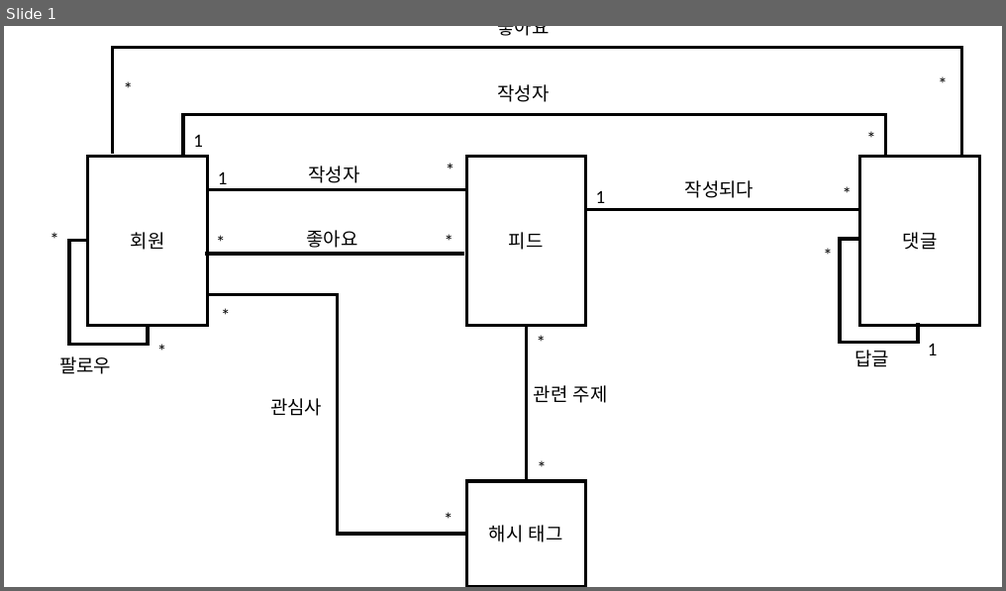
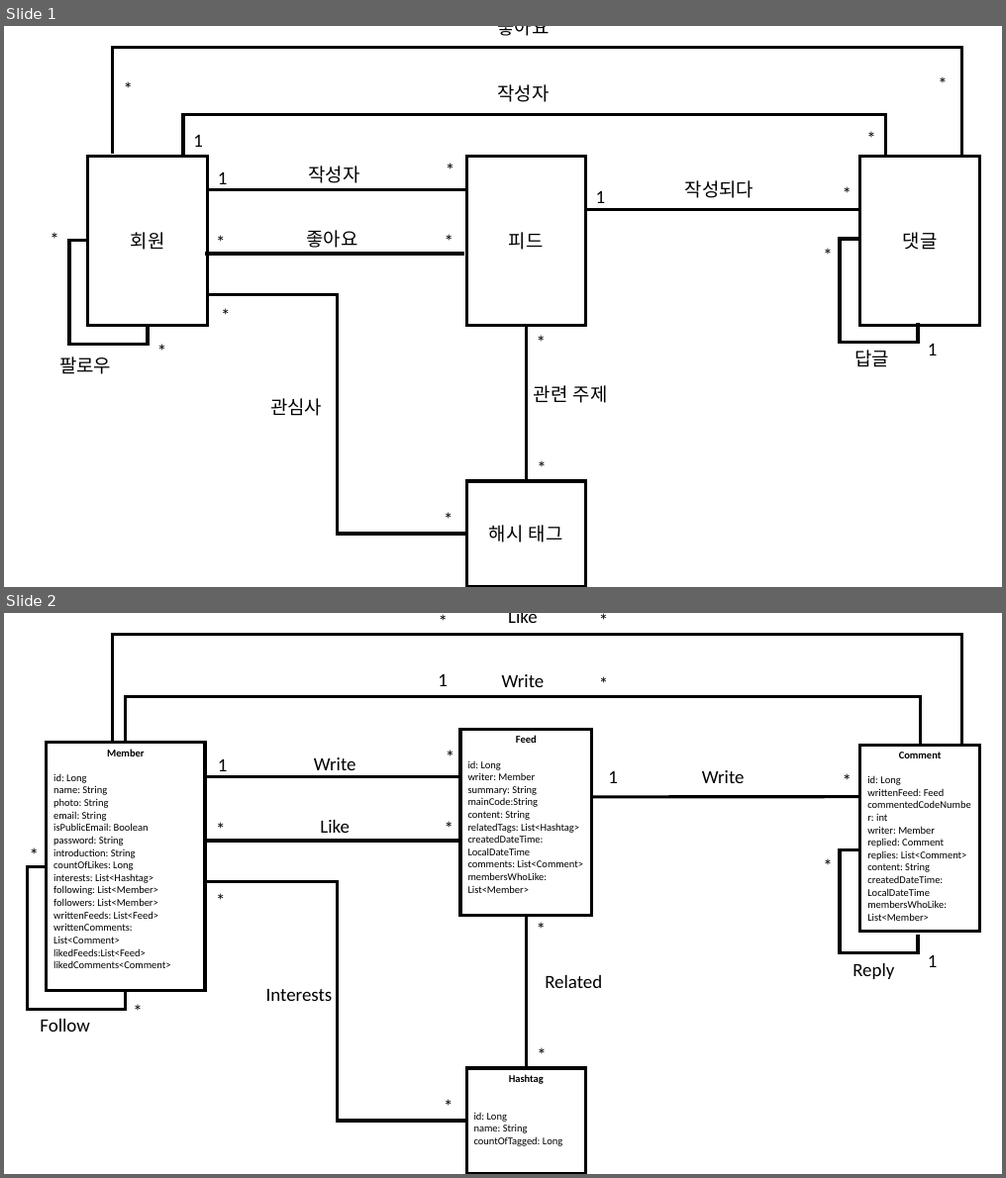
Before and after one commit to LeeSM0518/CoRe, a slide deck: document/design/domain.pptx. Shown one above the other, each under a label of ours: slide 1 before the commit, slides 1 and 2 after it. The pictures are 1006x591 and 1006x1178 pixels, drawn with LibreOffice and Linux fonts; fonts in the diff are those of the drawing. Boxes give left, top, right and bottom in pixels: in the first picture for what was removed or moved away, otherwise in the second. Text is boxed around its words. In the diff, an @@ line names an element or a change of style, - is before the commit and + after.

```diff
--- a/document/design/domain.pptx
+++ b/document/design/domain.pptx
@@ slide 2 added at [4,613,1002,1174], background #FFFFFF @@
@@ group added at [22,613,979,1173]: 27 texts, 5 elbow lines, 4 rectangles, 4 lines @@
+Comment
+id: Long
+writtenFeed: Feed
+commentedCodeNumber: int
+writer: Member
+replied: Comment
+replies: List<Comment>
+content: String
+createdDateTime: LocalDateTime
+membersWhoLike: List<Member>
+Feed
+id: Long
+writer: Member
+summary: String
+mainCode:String
+content: String
+relatedTags: List<Hashtag>
+createdDateTime: LocalDateTime
+comments: List<Comment>
+membersWhoLike: List<Member>
+Hashtag
+id: Long
+name: String
+countOfTagged: Long
+Write
+1
+*
+Like
+*
+*
+Follow
+*
+*
+Member
+id: Long
+name: String
+photo: String
+email: String
+isPublicEmail: Boolean
+password: String
+introduction: String
+countOfLikes: Long
+interests: List<Hashtag>
+following: List<Member>
+followers: List<Member>
+writtenFeeds: List<Feed>
+writtenComments: List<Comment>
+likedFeeds:List<Feed>
+likedComments<Comment>
+Interests
+*
+*
+Write
+1
+*
+Like
+*
+*
+Related
+*
+*
+1
+Write
+Reply
+1
+*
+*
```
Also in this commit, not shown: 1 other file.
